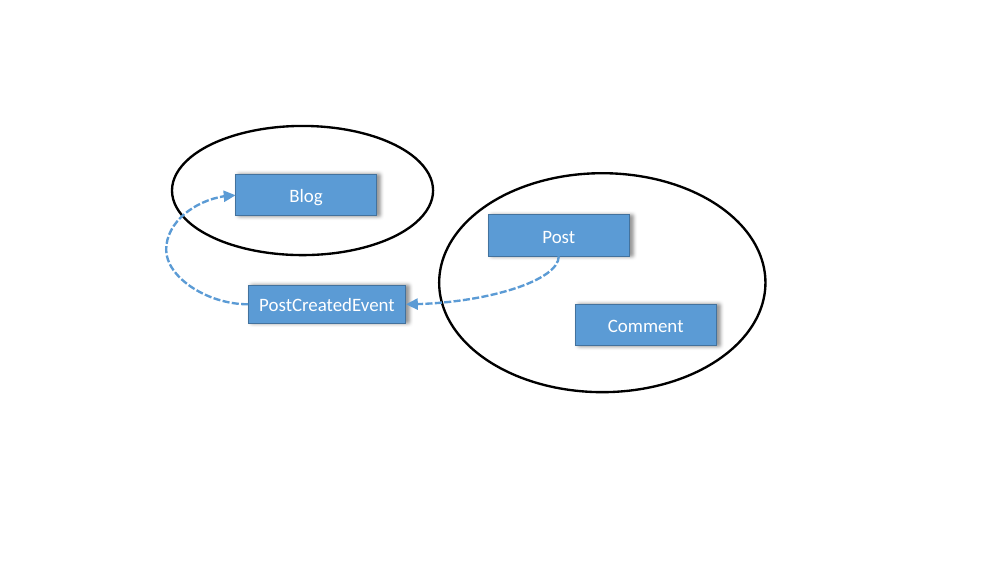
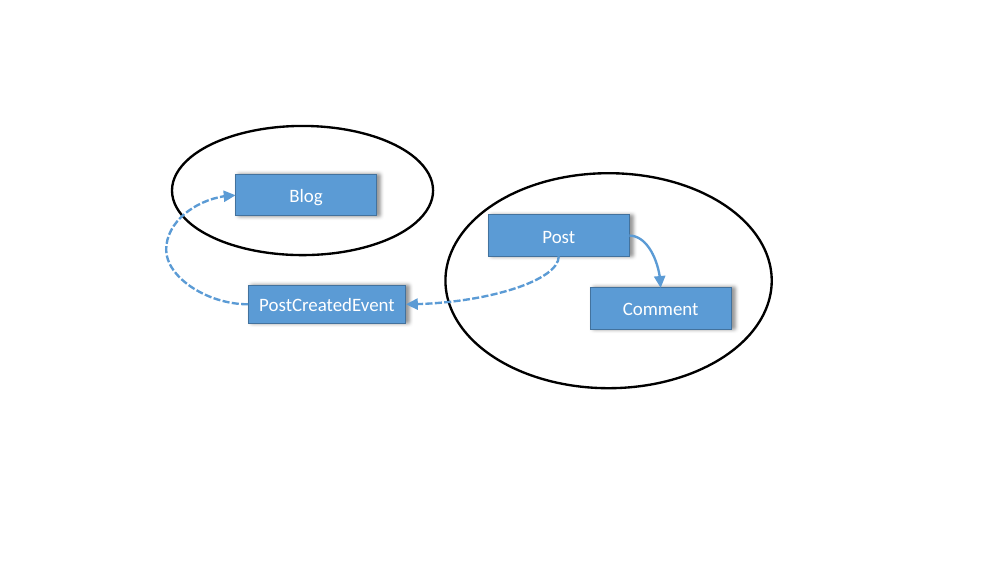
Before and after one commit to ivanpaulovich/event-sourcing-jambo, a slide deck: slide 1 of docs/Domain.pptx (slide 2 before the commit). Drawn at 1008x567 pixels with LibreOffice and Linux fonts; fonts in the diff are those of the drawing. Boxes give left, top, right and bottom in pixels: in the first picture for what was removed or moved away, otherwise in the second. Text is boxed around its words. In the diff, an @@ line names an element or a change of style, - is before the commit and + after.

```diff
--- a/docs/Domain.pptx
+++ b/docs/Domain.pptx
@@ ellipse: place and size @@
-ellipse at box(439, 173, 766, 392)
+ellipse at box(445, 173, 772, 388)
@@ curved arrow added from (630, 236) to (661, 288), #5B9BD5 2.25 pt @@
@@ rectangle "Comment": place and size @@
-rectangle "Comment" at box(575, 305, 717, 346)
+rectangle "Comment" at box(591, 288, 732, 330)
```
Also in this commit, not shown: 1 slide removed, 1 other file.
